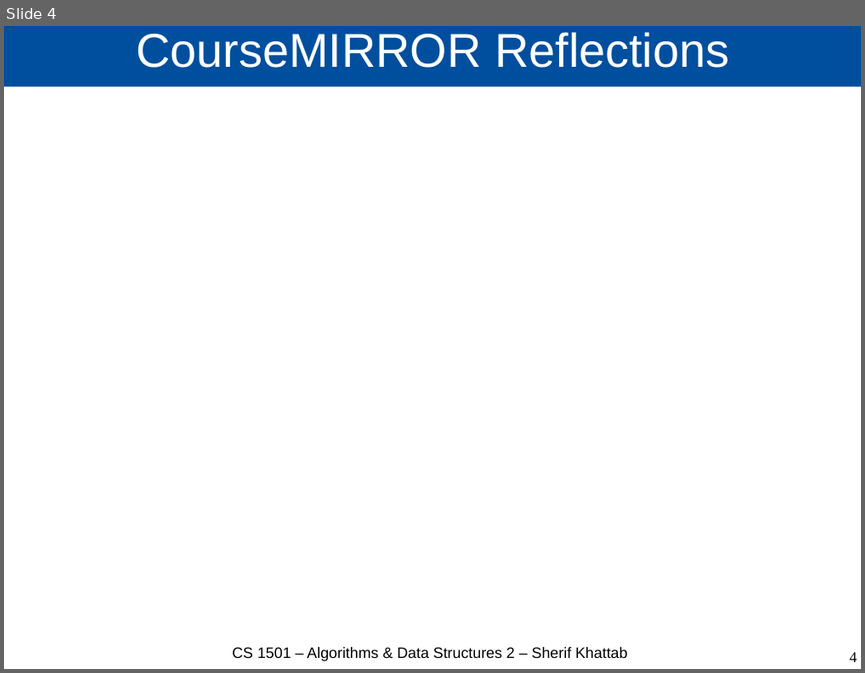
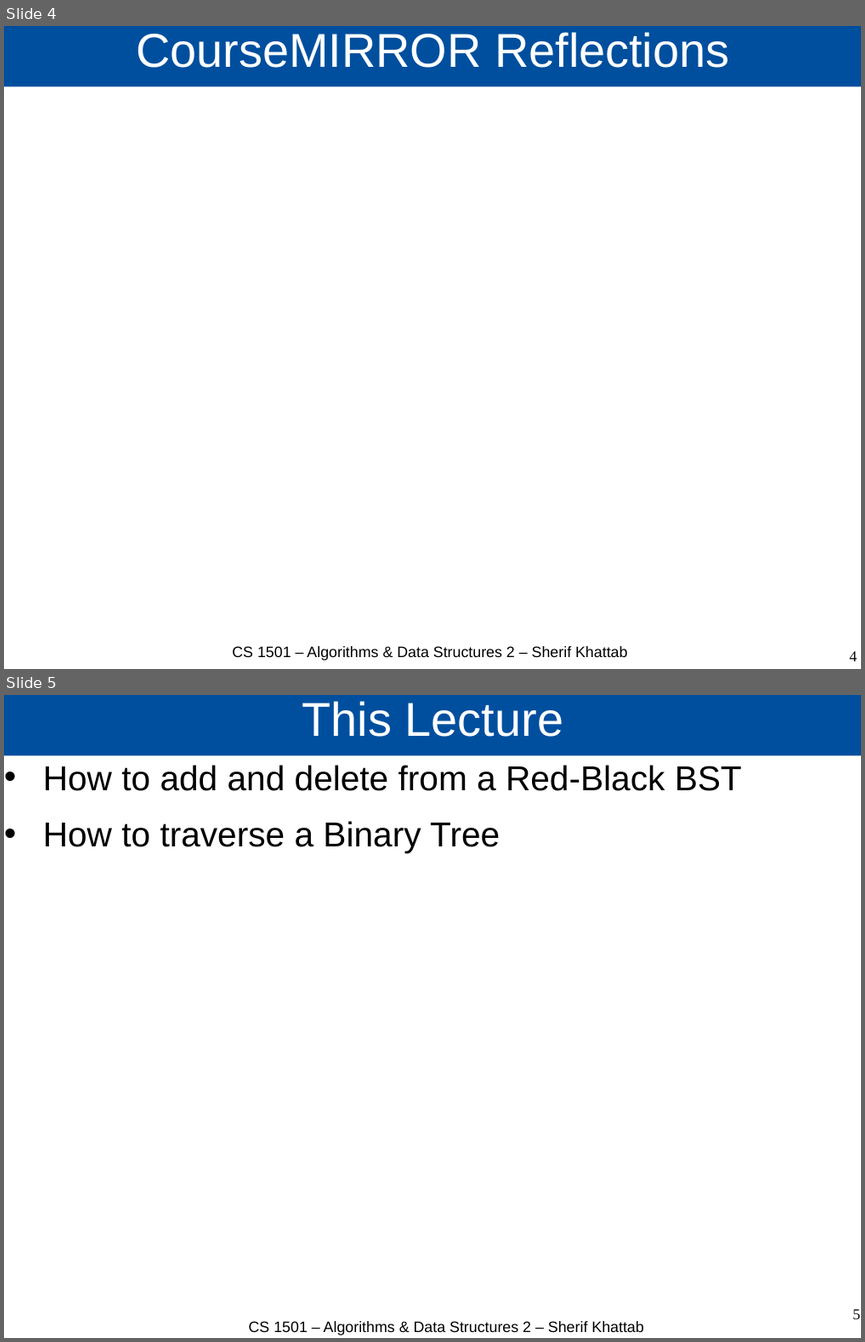
Before and after one commit to cs1501-2224/handouts, a slide deck: DraftSlides/Lecture7.pptx. Shown one above the other, each under a label of ours: slide 4 before the commit, slides 4 and 5 after it. The pictures are 865x673 and 865x1342 pixels, drawn with LibreOffice and Linux fonts; fonts in the diff are those of the drawing. Boxes give left, top, right and bottom in pixels: in the first picture for what was removed or moved away, otherwise in the second. Text is boxed around its words. In the diff, an @@ line names an element or a change of style, - is before the commit and + after.

```diff
--- a/DraftSlides/Lecture7.pptx
+++ b/DraftSlides/Lecture7.pptx
@@ slide 5 added at (x1=4, y1=695, x2=861, y2=1338), background #FFFFFF @@
@@ title added at (x1=4, y1=695, x2=861, y2=756), fill #004F9E, 44 pt, text #FFFFFF @@
+This Lecture
@@ text added at (x1=43, y1=765, x2=742, y2=853), 32 pt, text #000000 @@
+• How to add and delete from a Red-Black BST
+• How to traverse a Binary Tree
@@ text added at (x1=249, y1=1321, x2=643, y2=1335), 14 pt, text #000000 @@
+CS 1501 – Algorithms & Data Structures 2 – Sherif Khattab
@@ page number added at (x1=852, y1=1309, x2=860, y2=1319), 14 pt, text #000000 @@
+5
```
Also in this commit, not shown: 9 slides changed, 5 other slides added, 1 slide removed, 8 other files.
